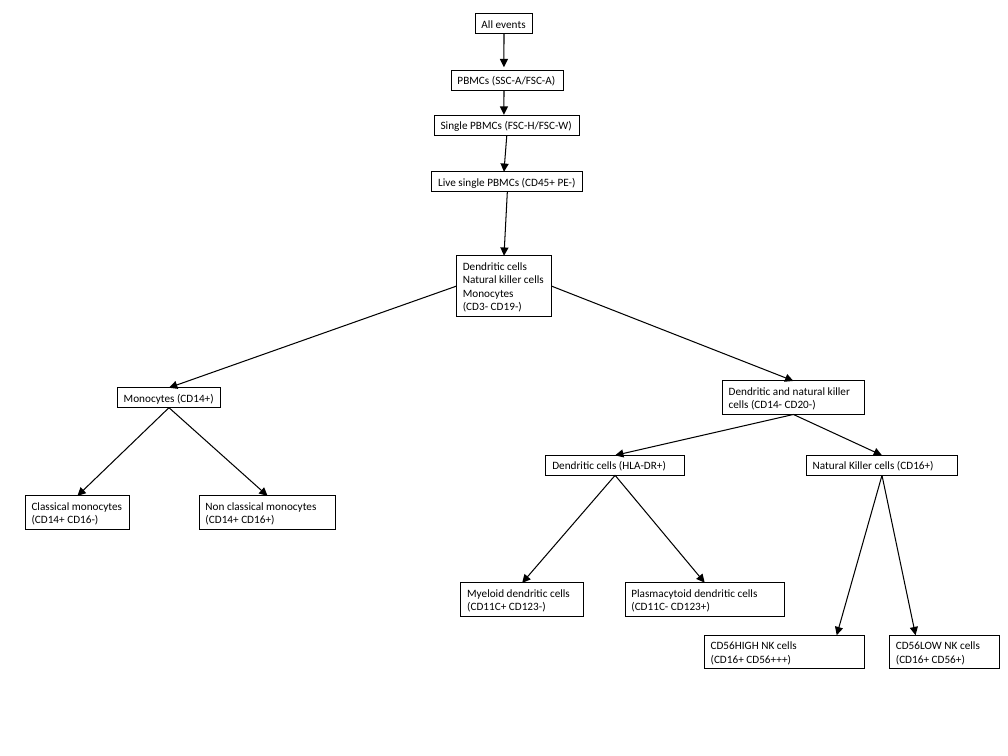
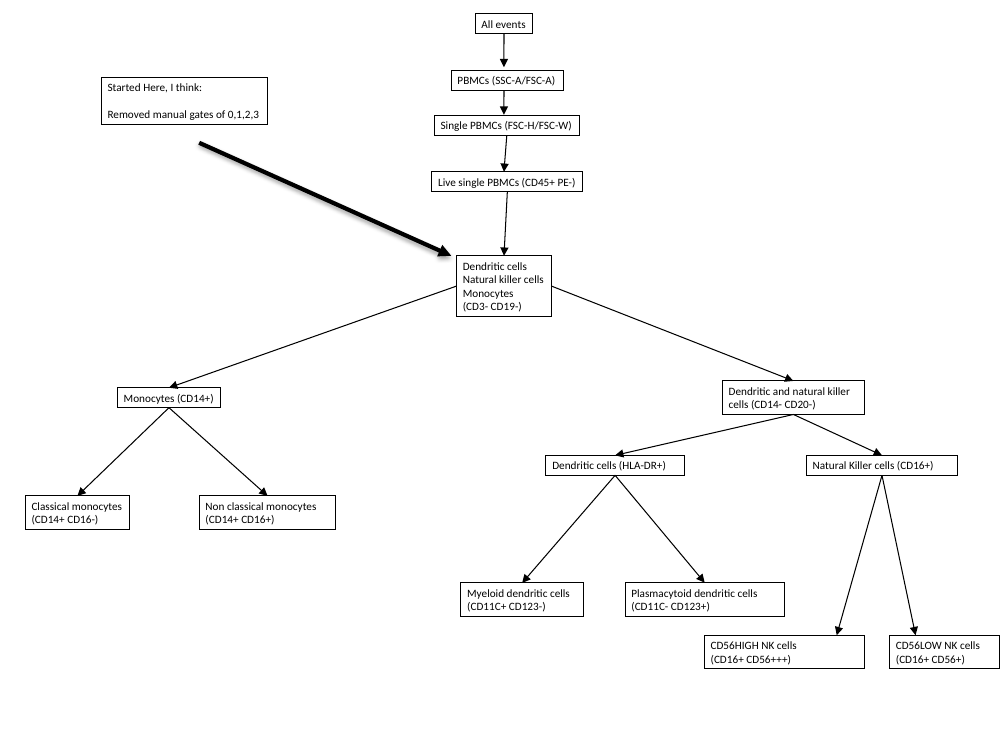
Before and after one commit to hartm425/auto-fcs, a slide deck: slide 2 of explore/roadMap.pptx. Drawn at 1008x756 pixels with LibreOffice and Linux fonts; fonts in the diff are those of the drawing. Boxes give left, top, right and bottom in pixels: in the first picture for what was removed or moved away, otherwise in the second. Text is boxed around its words. In the diff, an @@ line names an element or a change of style, - is before the commit and + after.

```diff
--- a/explore/roadMap.pptx
+++ b/explore/roadMap.pptx
@@ rectangle added at (101, 77, 267, 124), outline #000000 0.75 pt, 8 pt, text #000000 @@
+Started Here, I think:
+Removed manual gates of 0,1,2,3
@@ arrow added from (200, 143) to (452, 256), #000000 3 pt @@
```
Also in this commit, not shown: 7 other files.
